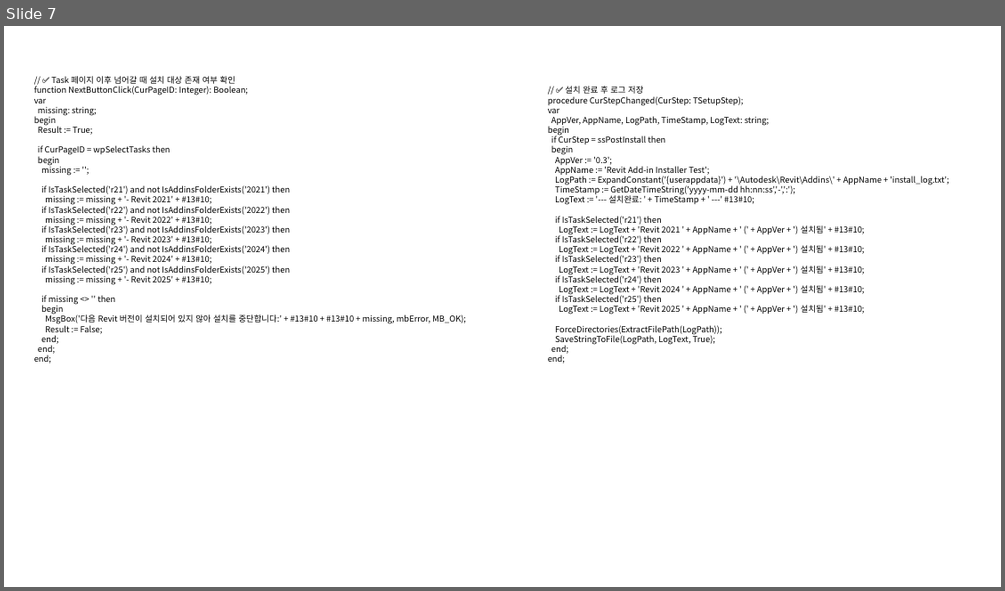
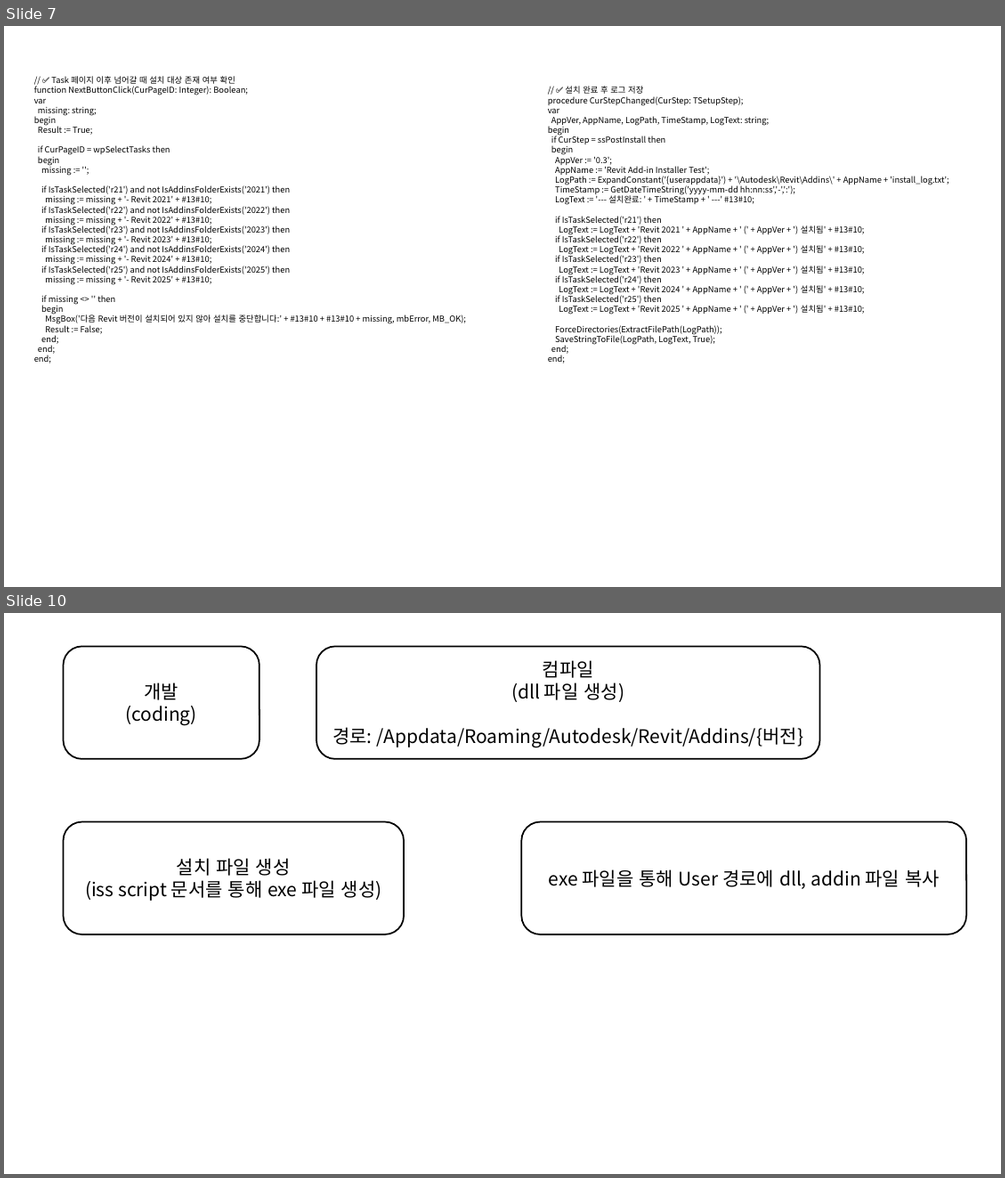
Before and after one commit to cpu624049/Add_in-Setup, a slide deck: setup installer.pptx. Shown one above the other, each under a label of ours: slide 7 before the commit, slides 7 and 10 after it; the slides between them are not shown. The pictures are 1005x591 and 1005x1178 pixels, drawn with LibreOffice and Linux fonts; fonts in the diff are those of the drawing. Boxes give left, top, right and bottom in pixels: in the first picture for what was removed or moved away, otherwise in the second. Text is boxed around its words. In the diff, an @@ line names an element or a change of style, - is before the commit and + after.

```diff
--- a/setup installer.pptx
+++ b/setup installer.pptx
@@ slide 10 added at [4, 613, 1001, 1174], background #FFFFFF @@
@@ rounded rectangle added at [63, 647, 259, 759], fill #FFFFFF, outline #000000 1.5 pt, 18 pt, text #000000 @@
+개발
+(coding)
@@ rounded rectangle added at [316, 647, 820, 759], fill #FFFFFF, outline #000000 1.5 pt, 18 pt, text #000000 @@
+컴파일
+(dll 파일 생성)
+경로: /Appdata/Roaming/Autodesk/Revit/Addins/{버전}
@@ rounded rectangle added at [63, 821, 404, 933], fill #FFFFFF, outline #000000 1.5 pt, 18 pt, text #000000 @@
+설치 파일 생성
+(iss script 문서를 통해 exe 파일 생성)
@@ rounded rectangle added at [521, 821, 966, 933], fill #FFFFFF, outline #000000 1.5 pt, 18 pt, text #000000 @@
+exe 파일을 통해 User 경로에 dll, addin 파일 복사
```
Also in this commit, not shown: 2 other slides added, 1 slide removed, 5 other files.
